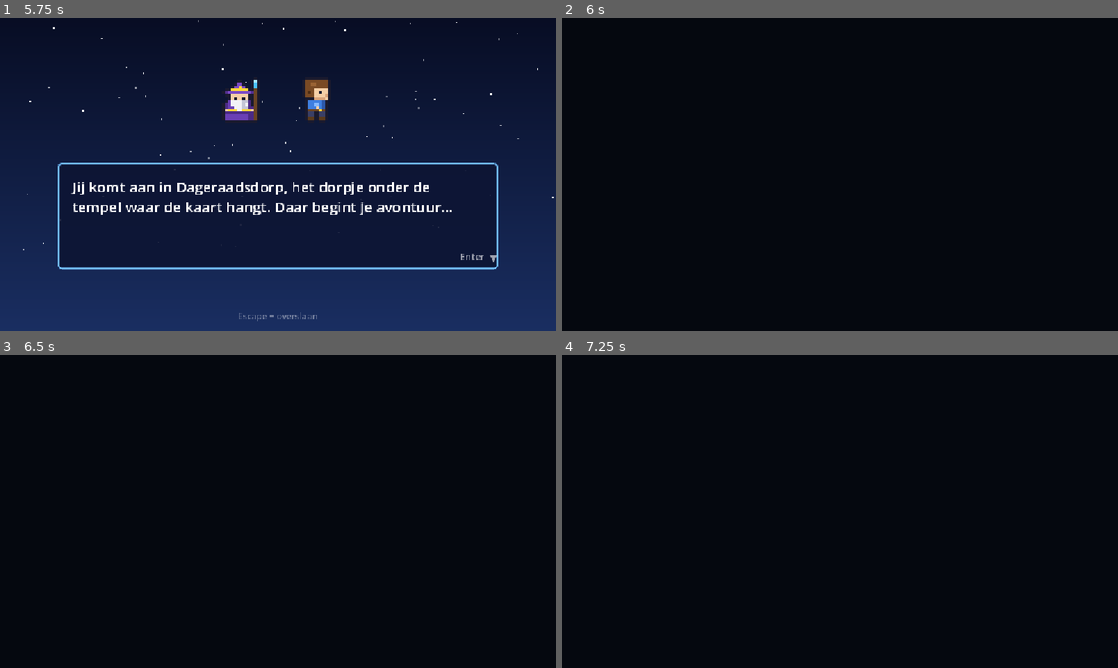
Above: before the commit, frames 1-4 (two rows, left to right).
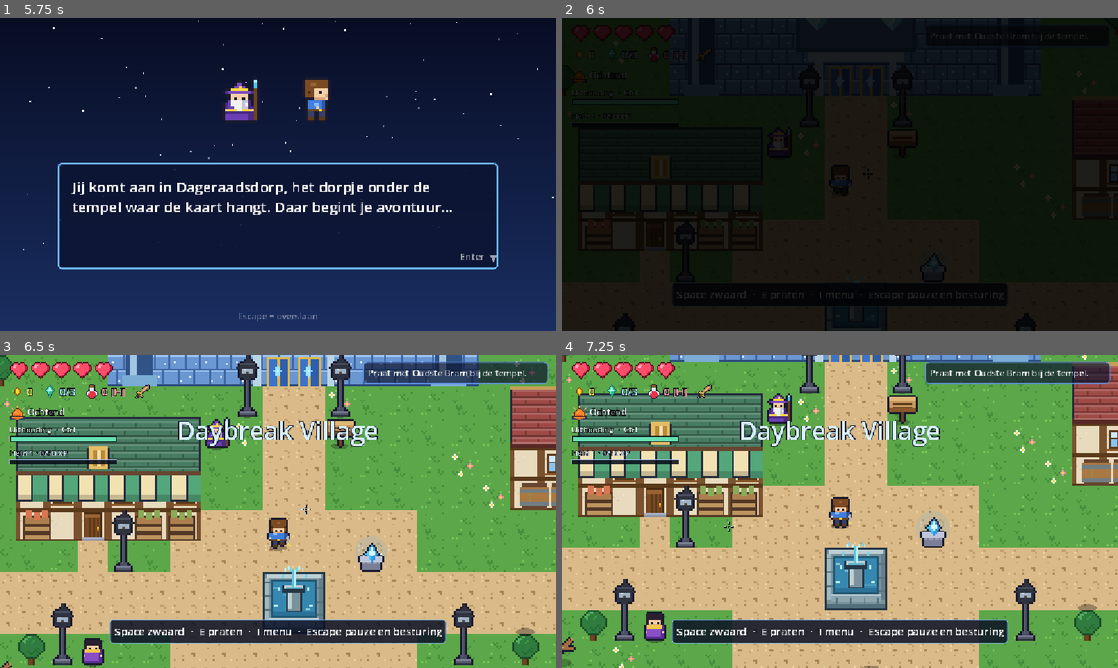
Above: after the commit, the same moments.

Repository: sjorswakka-sketch/bluemap
Game: Godot game, scene res://scenes/title.tscn
Two runs of this game, one before a commit and one after it. Both use one fixed random seed, a clock stepped at 60 frames per second and the inputs below.
Inputs (mouse positions are in pixels of both pictures, inside the frame that each line leads up to):
- Up to frame 1 (5.75 s): click "New Game" at 0.5 s; tap Enter (ui_accept) at 1.25, 1.52, 4.52 s; move the mouse to (400, 158) at 1.27 s; hold D (move_right) 1.28-2 s; hold F (bow) 1.28-2 s; click (400, 158) at 1.42 s; drag from (166, 190) to (250, 237) at 2.02 s; move the mouse to (333, 105) at 2.77 s; hold D (move_right) 2.78-3.5 s; hold F (bow) 2.78-3.5 s; drag from (250, 237) to (111, 127) at 3.52 s; move the mouse to (444, 221) at 4.27 s; hold A (move_left) 4.28-5 s; hold Shift (dodge) 4.28-5 s; tap F (bow) at 4.55 s; drag from (111, 127) to (194, 96) at 5.02 s
- Up to frame 2 (6 s): move the mouse to (867, 174) at 5.77 s; hold S (move_down) from 5.78 s (still down); hold H (potion) from 5.78 s (still down); click (867, 174) at 5.92 s
- Up to frame 3 (6.5 s): keep holding S (move_down); keep holding H (potion); tap F (bow) at 6.05 s
- Up to frame 4 (7.25 s): release S (move_down) at 6.5 s; release H (potion) at 6.5 s; drag from (756, 433) to (728, 527) at 6.52 s

Frame 1 is identical in both runs. In frame 2, 4.5% of the frame differs, in the area x 0-100%, y 0-98%; in frame 3, 99%; in frame 4, 100%, in the area x 0-100%, y 0-100%.
Error before the commit: Parse Error: Member "weapon" is not a function. (res://scripts/entities/player.gd:423)

Commit message:
Fix player.gd: GameState.weapon is een String, geen functie

Diff:
--- a/scripts/entities/player.gd
+++ b/scripts/entities/player.gd
@@ -399,7 +399,6 @@
 		if work_active:
 			bob = sin(work_elapsed * TAU * 3.0) * 1.5
 		DrawUtil.sprite(self, Art.tex("player"), column, _direction_row(), Vector2(0, bob) + lean, Vector2i(16, 16), 2.0, tint)
-	# Equipment altijd zichtbaar
 	_draw_equipped_gear()
 	if sprinting:
 		for i in 3:
@@ -418,17 +417,14 @@
 	if target and is_instance_valid(target) and not GameState.input_locked():
 		pass
 
-## Tekent het uitgeruste zwaard en/of de boog op het character (altijd zichtbaar).
 func _draw_equipped_gear() -> void:
-	var weapon_id: String = GameState.weapon()
-	if weapon_id != "":
+	var weapon_id: String = str(GameState.get("weapon"))
+	if weapon_id != "" and weapon_id != "null":
 		var side := Vector2(10, 2) if facing.x >= 0 else Vector2(-10, 2)
-		# Zwaard aan de heup
 		draw_line(side, side + Vector2(0, 8), Color(0.7, 0.7, 0.75), 2.0)
 		draw_line(side + Vector2(0, 8), side + Vector2(3, 10), Color(0.9, 0.85, 0.4), 2.0)
 	if GameState.count("bow") > 0:
 		var side := Vector2(-8, 0) if facing.x >= 0 else Vector2(8, 0)
-		# Boog op de rug
 		draw_arc(side, 6.0, 0.4, PI - 0.4, 8, Color(0.6, 0.4, 0.2), 2.0)
 
 func _draw_work() -> void:
@@ -467,7 +463,8 @@
 	draw_line(string_mid, points[8], Color(1, 1, 1, 0.9), 1.0)
 
 func _draw_sword() -> void:
-	var weapon: Dictionary = Items.WEAPONS.get(GameState.weapon(), {})
+	var weapon_id: String = str(GameState.get("weapon"))
+	var weapon: Dictionary = Items.WEAPONS.get(weapon_id, {})
 	var color: Color = weapon.get("color", Color(0.9, 0.85, 0.4))
 	var tip := attack_direction * 18.0
 	draw_line(Vector2.ZERO, tip, color, 3.0)
